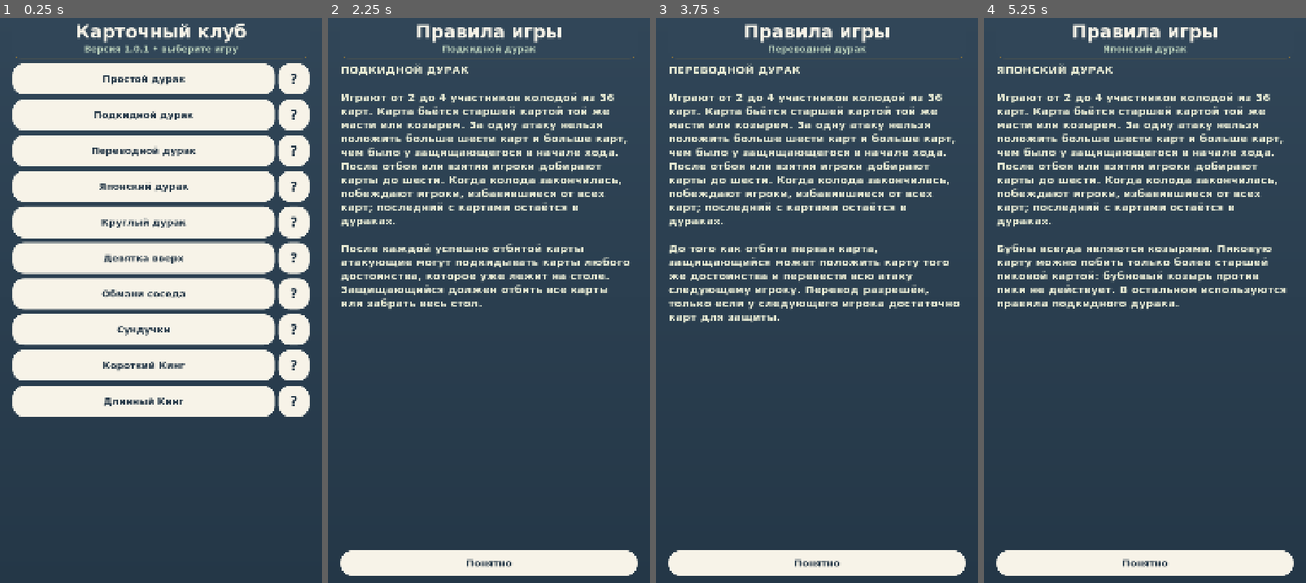
Above: before the commit, frames 1-4 (left to right).
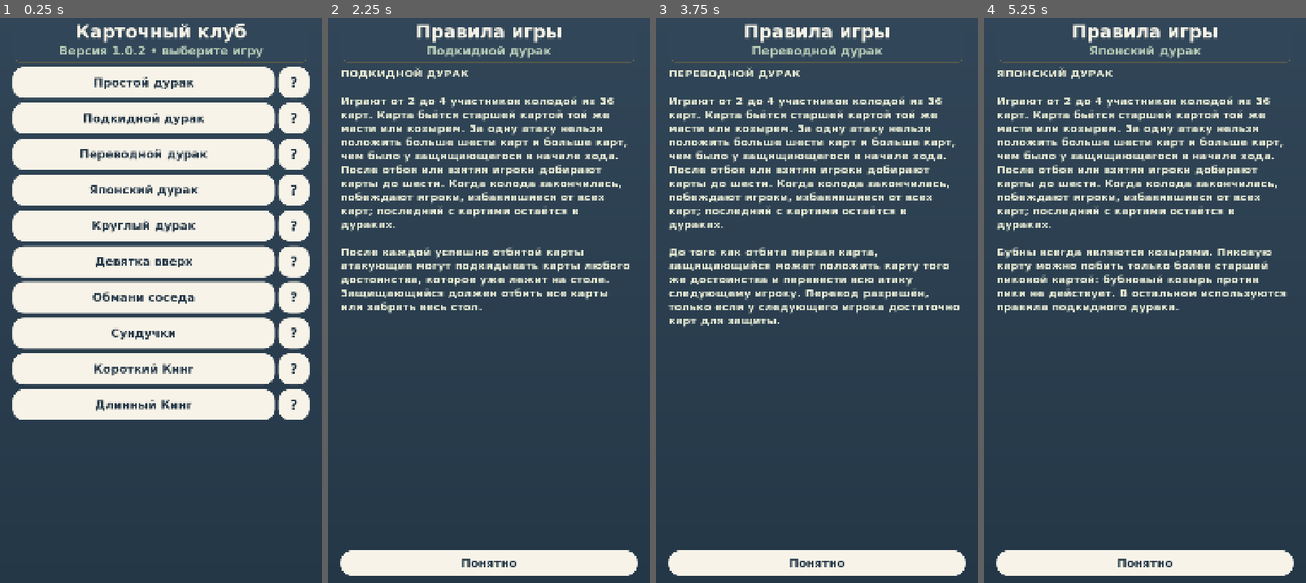
Above: after the commit, the same moments.

Repository: dmitriymaksimowitch-ctrl/mobile-card-game
Game: Godot game, scene res://main.tscn
Two runs of this game, one before a commit and one after it. Both use one fixed random seed, a clock stepped at 60 frames per second and the inputs below.
Inputs:
- Up to frame 1 (0.25 s): no input
- Up to frame 2 (2.25 s): click "?" at 0.5 s; click "Понятно" at 1.25 s; click "?" at 2 s
- Up to frame 3 (3.75 s): click "Понятно" at 2.75 s; click "?" at 3.5 s
- Up to frame 4 (5.25 s): click "Понятно" at 4.25 s; click "?" at 5 s

The runs differ from the first frame. In frame 1, 19% of the frame differs, in the area x 3-97%, y 4-72%; in frame 2, 13%; in frame 3, 13%; in frame 4, 13%.

Commit message:
Card Club 1.0.2: колода полного размера, козырь наполовину под ней и крупнее текст (#4)
* Fix full-size compact deck, half-exposed trump and larger UI text: card_visuals.gd

* Fix full-size compact deck, half-exposed trump and larger UI text: main.gd

* Fix full-size compact deck, half-exposed trump and larger UI text: tests/release_checks.gd

* Fix full-size compact deck, half-exposed trump and larger UI text: project.godot

* Fix full-size compact deck, half-exposed trump and larger UI text: export_presets.cfg

* Fix full-size compact deck, half-exposed trump and larger UI text: .github/workflows/android-apk.yml

* Fix full-size compact deck, half-exposed trump and larger UI text: RELEASE_NOTES.md

* Reserve deck clearance only for Durak without compressing other games

Diff:
--- a/card_visuals.gd
+++ b/card_visuals.gd
@@ -61,6 +61,51 @@
 	style.shadow_color = Color("12202e"); style.shadow_size = 3
 	return style
 
+# Single, unscaled deck view. The rotated trump's bounding rectangle is
+# [card_width - card_height / 2, card_width + card_height / 2] on X:
+# exactly half its long side is beneath the card backs.
+static func add_compact_deck(table: Control, at: Vector2, trump_face: String, card_size: Vector2, card_count: int) -> Control:
+	var deck_display := Control.new()
+	deck_display.name = "DeckDisplay"
+	deck_display.mouse_filter = Control.MOUSE_FILTER_IGNORE
+	deck_display.clip_contents = false
+	deck_display.position = at
+	deck_display.size = Vector2(card_size.x + card_size.y / 2.0 + 12.0, card_size.y + 12.0)
+	table.add_child(deck_display)
+
+	var caption := Label.new()
+	caption.name = "DeckCaption"
+	caption.text = "КОЛОДА • %d" % card_count
+	caption.position = Vector2(0, -53)
+	caption.size = Vector2(300, 50)
+	caption.add_theme_font_size_override("font_size", 38)
+	caption.modulate = Color("d4e8df")
+	caption.mouse_filter = Control.MOUSE_FILTER_IGNORE
+	deck_display.add_child(caption)
+
+	var trump_card := Label.new()
+	trump_card.name = "TrumpCard"
+	decorate_label(trump_card, trump_face, card_size)
+	trump_card.pivot_offset = card_size / 2.0
+	trump_card.position = Vector2(card_size.x / 2.0, 0)
+	trump_card.rotation_degrees = 90
+	trump_card.z_index = 1
+	trump_card.mouse_filter = Control.MOUSE_FILTER_IGNORE
+	deck_display.add_child(trump_card)
+
+	for layer in 4:
+		var back := Label.new()
+		back.name = "DeckBack%d" % layer
+		back.text = ""
+		back.size = card_size
+		back.custom_minimum_size = card_size
+		back.position = Vector2(float(layer) * 2.0, -float(layer) * 2.0)
+		back.add_theme_stylebox_override("normal", back_style())
+		back.mouse_filter = Control.MOUSE_FILTER_IGNORE
+		back.z_index = layer + 2
+		deck_display.add_child(back)
+	return deck_display
+
 static func make_background() -> TextureRect:
 	if cached_background == null:
 		var gradient := Gradient.new(); gradient.colors = PackedColorArray([Color("314658"), Color("243747")])
@@ -73,8 +118,8 @@
 
 static func make_theme() -> Theme:
 	if cached_theme != null: return cached_theme
-	cached_theme = Theme.new(); cached_theme.default_font = preload("res://fonts/Club-Bold.ttf"); cached_theme.default_font_size = 30
-	cached_theme.set_font_size("font_size", "Button", 32)
+	cached_theme = Theme.new(); cached_theme.default_font = preload("res://fonts/Club-Bold.ttf"); cached_theme.default_font_size = 40
+	cached_theme.set_font_size("font_size", "Button", 39)
 	cached_theme.set_color("font_color", "Label", Color("f7f3e8"))
 	for state in ["font_color", "font_hover_color", "font_pressed_color"]: cached_theme.set_color(state, "Button", Color("243747"))
 	for state in ["normal", "hover", "pressed", "disabled"]:
@@ -97,7 +142,7 @@
 	var frame := MarginContainer.new(); frame.size_flags_vertical = Control.SIZE_EXPAND_FILL
 	frame.add_theme_constant_override("margin_left", 80); frame.add_theme_constant_override("margin_right", 80)
 	var index := table.get_index(); parent.add_child(frame); parent.move_child(frame, index); table.reparent(frame, false)
-	var gap := Control.new(); gap.custom_minimum_size.y = 220
+	var gap := Control.new(); gap.custom_minimum_size.y = 320 if game.has_method("durak_name") else 220
 	parent.add_child(gap); parent.move_child(gap, frame.get_index())
 	# Adapt older fixed-coordinate layouts to the actual center of the table.
 	if table.get_node_or_null("PlayedCards") == null:
@@ -110,7 +155,7 @@
 		for child in existing:
 			if child is Panel or (child is Label and child.text == "♣   ♦   ♥   ♠"):
 				table.remove_child(child); child.queue_free()
-			else: child.reparent(center, false)
+			elif child.name != "DeckDisplay": child.reparent(center, false)
 	var mark := Label.new(); mark.text = "♠"; mark.mouse_filter = Control.MOUSE_FILTER_IGNORE
 	mark.add_theme_font_size_override("font_size", 380); mark.add_theme_color_override("font_color", Color("15596a"))
 	mark.horizontal_alignment = HORIZONTAL_ALIGNMENT_CENTER; mark.vertical_alignment = VERTICAL_ALIGNMENT_CENTER
@@ -124,7 +169,7 @@
 		style.content_margin_left = 14; style.content_margin_right = 14; seat.add_theme_stylebox_override("panel", style)
 		var label := Label.new(); label.text = names[player].to_upper()
 		label.horizontal_alignment = HORIZONTAL_ALIGNMENT_CENTER; label.vertical_alignment = VERTICAL_ALIGNMENT_CENTER
-		label.add_theme_font_size_override("font_size", 28); label.add_theme_color_override("font_color", Color("344858")); seat.add_child(label)
+		label.add_theme_font_size_override("font_size", 36); label.add_theme_color_override("font_color", Color("344858")); seat.add_child(label)
 		table.add_child(seat); seat.z_index = 80
 		if side:
 			seat.set_anchors_and_offsets_preset(Control.PRESET_CENTER_LEFT if player == 1 else Control.PRESET_CENTER_RIGHT)
@@ -159,7 +204,7 @@
 	row.add_child(round_button("‹", back))
 	var name := Label.new(); name.text = game.durak_name() if main_game else "КАРТОЧНЫЙ КЛУБ"
 	name.size_flags_horizontal = Control.SIZE_EXPAND_FILL; name.horizontal_alignment = HORIZONTAL_ALIGNMENT_CENTER
-	name.vertical_alignment = VERTICAL_ALIGNMENT_CENTER; name.autowrap_mode = TextServer.AUTOWRAP_WORD_SMART; name.add_theme_font_size_override("font_size", 28); row.add_child(name)
+	name.vertical_alignment = VERTICAL_ALIGNMENT_CENTER; name.autowrap_mode = TextServer.AUTOWRAP_WORD_SMART; name.add_theme_font_size_override("font_size", 42); row.add_child(name)
 	row.add_child(round_button("?", help))
 
 static func round_button(text: String, callback: Callable) -> Button:
@@ -174,7 +219,7 @@
 		if child is Label:
 			if child.text.begins_with("ВАША РУКА") or child.text.begins_with("ВАШИ КАРТЫ"):
 				child.text = ""; child.custom_minimum_size.y = 44
-			else: child.add_theme_font_size_override("font_size", 25)
+			else: child.add_theme_font_size_override("font_size", 38)
 		if child is HBoxContainer and child.name != "GameHeader":
 			for button in child.get_children():
 				if button is Button and button.text in ["Меню", "Правила"]:
--- a/main.gd
+++ b/main.gd
@@ -111,7 +111,7 @@
 func show_menu() -> void:
 	revision += 1
 	phase = "menu"
-	screen(); title("Карточный клуб", "Версия 1.0.1 • выберите игру")
+	screen(); title("Карточный клуб", "Версия 1.0.2 • выберите игру")
 	game_menu_row("Простой дурак", choose_durak_variant.bind("simple"), show_durak_rules.bind("simple"))
 	game_menu_row("Подкидной дурак", choose_durak_variant.bind("podkidnoy"), show_durak_rules.bind("podkidnoy"))
 	game_menu_row("Переводной дурак", choose_durak_variant.bind("perevodnoy"), show_durak_rules.bind("perevodnoy"))
@@ -355,18 +355,7 @@
 	box.add_child(felt)
 	var center := Vector2(498, 378)
 	if not deck.is_empty():
-		var trump_card := card_label(deck[0])
-		# Circular Durak uses the same tightly stacked deck with a sideways trump.
-		trump_card.position = center + Vector2(0, -88)
-		trump_card.rotation_degrees = 90
-		trump_card.pivot_offset = trump_card.size / 2.0
-		trump_card.z_index = 1
-		felt.add_child(trump_card)
-		for layer in 4:
-			var back := make_card_back()
-			back.position = center + Vector2(-66 + layer * 2, -88 - layer * 2)
-			back.z_index = 3 + layer
-			felt.add_child(back)
+		CardVisuals.add_compact_deck(felt, center + Vector2(-110, -88), deck[0], Vector2(128, 176), deck.size())
 	if circle_drawn != "":
 		var drawn := card_label(circle_drawn)
 		drawn.position = center + Vector2(105, -88)
@@ -593,37 +582,18 @@
 	felt.add_theme_stylebox_override("panel", felt_style)
 	box.add_child(felt)
 
-	var deck_title := Label.new()
-	deck_title.text = "КОЛОДА • %d" % deck.size()
-	deck_title.position = Vector2(18, -243)
-	deck_title.add_theme_font_size_override("font_size", 25)
-	deck_title.modulate = Color("b8dacb")
-	felt.add_child(deck_title)
-
+	var deck_card_size := CardVisuals.fitted_hand_card_size(hands[0].size(), Vector2(174, 250))
 	if not deck.is_empty():
-		var trump_card := card_label((RANKS[0] + "♦") if durak_variant == "japanese" else deck[0])
-		# A single compact deck: backs only 2 px apart. Trump is horizontal
-		# beneath it, exposing roughly half of the face-up card on the right.
-		trump_card.position = Vector2(88, -204)
-		trump_card.rotation_degrees = 90
-		trump_card.pivot_offset = trump_card.size / 2.0
-		trump_card.z_index = 1
-		trump_card.mouse_filter = Control.MOUSE_FILTER_IGNORE
-		felt.add_child(trump_card)
-		for layer in 4:
-			var back := make_card_back()
-			back.position = Vector2(22 + layer * 2, -204 - layer * 2)
-			back.z_index = 3 + layer
-			back.mouse_filter = Control.MOUSE_FILTER_IGNORE
-			felt.add_child(back)
+		var trump_face := (RANKS[0] + "♦") if durak_variant == "japanese" else deck[0]
+		# Matches the actual size of the player's hand cards; no parent scale.
+		CardVisuals.add_compact_deck(felt, Vector2(-52, -247), trump_face, deck_card_size, deck.size())
 	else:
 		var empty_deck := Label.new()
-		empty_deck.text = "Колода\nпуста"
-		empty_deck.position = Vector2(22, -204)
-		empty_deck.size = Vector2(128, 176)
-		empty_deck.horizontal_alignment = HORIZONTAL_ALIGNMENT_CENTER
-		empty_deck.vertical_alignment = VERTICAL_ALIGNMENT_CENTER
-		empty_deck.modulate = Color(1, 1, 1, 0.45)
+		empty_deck.text = "КОЛОДА ПУСТА"
+		empty_deck.position = Vector2(-52, -175)
+		empty_deck.size = Vector2(300, 55)
+		empty_deck.add_theme_font_size_override("font_size", 38)
+		empty_deck.modulate = Color(1, 1, 1, 0.65)
 		felt.add_child(empty_deck)
 
 	var play_area := Control.new()
--- a/project.godot
+++ b/project.godot
@@ -11,7 +11,7 @@
 [application]
 
 config/name="Карточный клуб 1"
-config/version="1.0.1"
+config/version="1.0.2"
 run/main_scene="res://main.tscn"
 config/icon="res://icon.svg"
 config/features=PackedStringArray("4.7")
--- a/tests/release_checks.gd
+++ b/tests/release_checks.gd
@@ -34,14 +34,30 @@
 	assert(game.hands[0].size() == 2); assert(view.get_meta("shaking", false))
 	await create_timer(0.4).timeout
 	assert(not view.get_meta("shaking", false)); assert(abs(view.rotation_degrees) < 0.01)
+	# Prevent the old bug: deck/trump must remain unscaled outside the
+	# legacy table-centering control, and the deck must match hand-card size.
+	game.deck.assign(["6♦", "7♦"])
+	game.hands[0].assign(["6♣", "7♣", "8♠", "9♦", "Т♥", "К♠"])
 	for pairs in [1,2,3,6]:
 		game.table.clear()
 		for i in pairs: game.table.append({"attack":"6♠", "defense":"7♠"})
 		game.draw_table(); await process_frame; await process_frame
 		var area = game.find_child("PlayedCards", true, false)
 		assert(area != null and area.get_child_count() == pairs * 2)
+		var deck_view: Control = game.find_child("DeckDisplay", true, false)
+		assert(deck_view != null and deck_view.scale == Vector2.ONE)
+		assert(deck_view.get_parent().name != "Control")
+		assert(deck_view.get_child_count() == 6)
+		var expected_size: Vector2 = visuals.fitted_hand_card_size(6, Vector2(174, 250))
+		var trump_view: Control = deck_view.get_node("TrumpCard")
+		var deck_back: Control = deck_view.get_node("DeckBack0")
+		assert(deck_back.size.is_equal_approx(expected_size))
+		assert(trump_view.size.is_equal_approx(expected_size))
+		assert(is_equal_approx(trump_view.rotation_degrees, 90.0))
+		assert(trump_view.z_index < deck_back.z_index)
+		assert(is_equal_approx(trump_view.position.x, expected_size.x / 2.0))
 		for height in [600,1000,1400]:
 			area.get_parent().size = Vector2(836,height)
 			assert(abs(area.position.y + area.size.y / 2 - height / 2.0) < 1)
-	print("PASS: adaptive hand, sorting, invalid move, final move pause, cancelled result, centered 1/2/3/6 pairs, full screen")
+	print("PASS: deck card size/half-trump/stack, adaptive hand, sorting, invalid move, table layout")
 	quit()
Not shown, changed: export_presets.cfg
Not shown, changed: .github/workflows/android-apk.yml
Not shown, changed: RELEASE_NOTES.md
